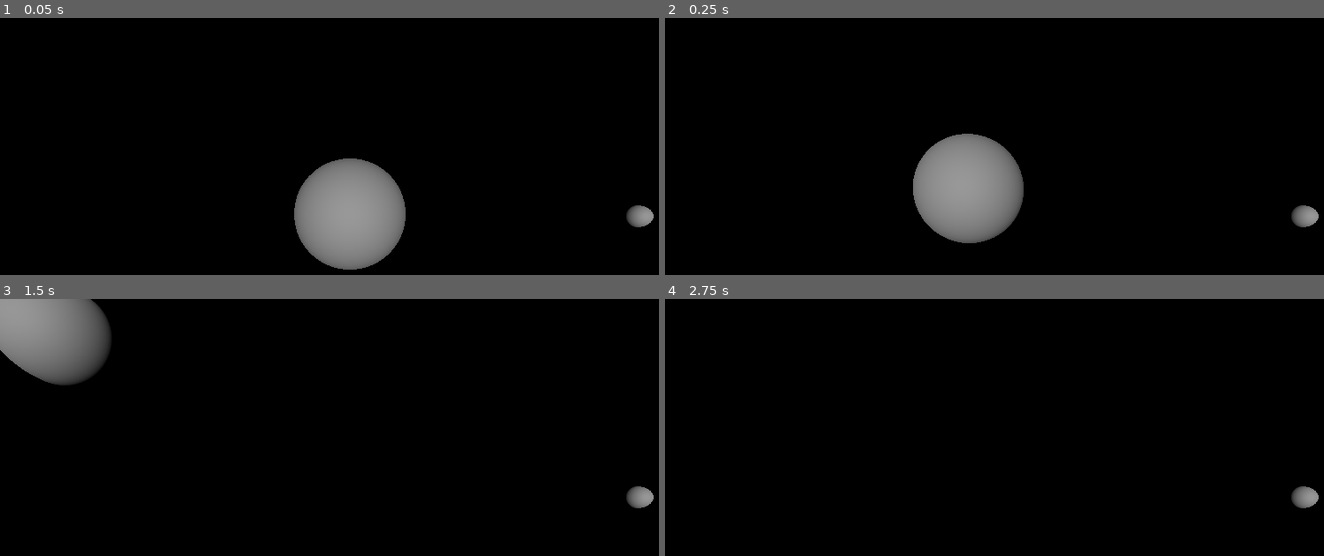
Above: before the commit, frames 1-4 (two rows, left to right).
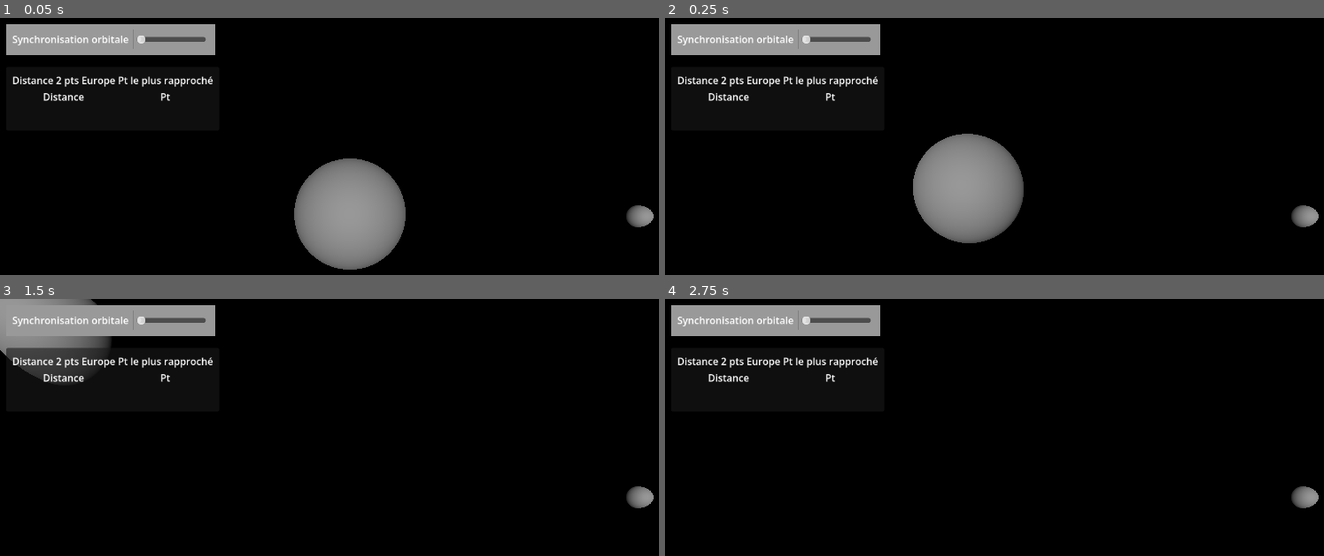
Above: after the commit, the same moments.

Repository: marekgagne/syncro_orbit
Game: Godot game, scene res://node_3d.tscn
The game is run twice, just before and just after one commit, with the same random seed, the same clock (stepped at 60 frames per second) and the same inputs.
Inputs:
- Up to frame 1 (0.05 s): no input
- Up to frame 2 (0.25 s): no input
- Up to frame 3 (1.5 s): no input
- Up to frame 4 (2.75 s): no input

The runs differ from the first frame. In frame 1, 4.5% of the frame differs, in the area x 0-33%, y 2-33%; in frame 2, 4.5%; in frame 3, 4.7%; in frame 4, 4.5%.
Error before the commit: Invalid type in utility function "lerp()". Cannot convert argument 2 from String to float. (res://Europe1.gd:94)
Error after the commit: Invalid type in utility function "lerp()". Cannot convert argument 2 from String to float. (res://Europe1.gd:96)

Commit message:
interface

Diff:
--- a/orbite-lune/Europe1.gd
+++ b/orbite-lune/Europe1.gd
@@ -1,5 +1,7 @@
 extends RigidBody3D
+class_name Europe
 
+var multiplicateur_temps : float = 1
 
 @export_group("Données d'orbite réelles")
 @export var masse_europe: float
@@ -101,7 +103,7 @@
 
 
 	var nb_periode = temps_dernier_ecran  * periode / periode_relative
-	var h = nb_periode / etapes_calcul_par_ecran
+	var h = (nb_periode * multiplicateur_temps) / etapes_calcul_par_ecran
 	for i in range(etapes_calcul_par_ecran):
 		var a_i = calculer_acceleration(r_i, temps_dernier_ecran)
 		var r_i_plus_1 = r_i + h * v_i
--- /dev/null
+++ b/orbite-lune/glissière.gd
@@ -0,0 +1,12 @@
+extends HSlider
+
+
+# Called when the node enters the scene tree for the first time.
+func _ready() -> void:
+	pass # Replace with function body.
+
+
+# Called every frame. 'delta' is the elapsed time since the previous frame.
+@warning_ignore("unused_parameter")
+func _process(delta: float) -> void:
+	pass
--- /dev/null
+++ b/orbite-lune/interface.gd
@@ -0,0 +1,51 @@
+extends Control
+class_name Interface
+
+@export_group("Europe")
+@export var Europe1 : Europe
+@export var Europe2 : Europe
+@export var Jupiter : Europe
+
+@export_group("Textes")
+@export var Distance : Label
+@export var Pt : Label
+@export var multiplicateur : Label
+
+# Called when the node enters the scene tree for the first time.
+func _ready() -> void:
+	pass # Replace with function body.
+
+
+# Called every frame. 'delta' is the elapsed time since the previous frame.
+@warning_ignore("unused_parameter")
+func _process(delta: float) -> void:
+
+	var distance_lunes = (Europe1.r_i - Europe2.r_i).length()
+
+	if Europe1.length() < Europe2.length() :
+		Pt.text = "Europe 1"
+	else :
+		Pt.text = "Europe 2"
+
+	Distance.text = format_scientifique(distance_lunes)
+
+
+func format_scientifique(valeur : float) -> String:
+	"""Converti en format scientifique les nombres décimaux avec 3 décimales
+
+	Parametre:
+	valeur -- la valeur à afficher de façon scientifique
+
+	Retour:
+	une chaîne de caractères représentant ce nombre
+	"""
+	var nombre_decimales = int(log(valeur) / log(10))
+	var nombre_presente = valeur / 10**nombre_decimales
+	return "%.3f" % nombre_presente + "e" + "%s" % nombre_decimales
+
+
+func _on_glissiere_value_changed(value: float) -> void:
+	Europe1.multiplicateur_temps = value
+	Europe2.multiplicateur_temps = value
+
+	multiplicateur.text = "x%.2f" % value
--- /dev/null
+++ b/orbite-lune/interface.tscn
@@ -0,0 +1,91 @@
+[gd_scene format=3 uid="uid://ba4b8moto55vt"]
+
+[ext_resource type="Script" uid="uid://b77jlg2ivf6jg" path="res://interface.gd" id="1_kyn48"]
+[ext_resource type="Script" uid="uid://fe42qh1s8e3" path="res://glissière.gd" id="2_oi7g3"]
+
+[sub_resource type="StyleBoxFlat" id="StyleBoxFlat_yxhdb"]
+
+[node name="Interface" type="Control" unique_id=182255340 node_paths=PackedStringArray("Distance", "Pt")]
+layout_mode = 3
+anchors_preset = 15
+anchor_right = 1.0
+anchor_bottom = 1.0
+grow_horizontal = 2
+grow_vertical = 2
+script = ExtResource("1_kyn48")
+Distance = NodePath("Infos/MarginContainer/GridContainer/Distance")
+Pt = NodePath("Infos/MarginContainer/GridContainer/Pt")
+
+[node name="Controles" type="PanelContainer" parent="." unique_id=372298091]
+layout_mode = 0
+offset_left = 10.0
+offset_top = 10.0
+offset_right = 350.0
+offset_bottom = 60.0
+theme_override_styles/panel = SubResource("StyleBoxFlat_yxhdb")
+
+[node name="MarginContainer" type="MarginContainer" parent="Controles" unique_id=926606205]
+layout_mode = 2
+theme_override_constants/margin_left = 10
+theme_override_constants/margin_top = 10
+theme_override_constants/margin_right = 10
+theme_override_constants/margin_bottom = 10
+
+[node name="HBoxContainer" type="HBoxContainer" parent="Controles/MarginContainer" unique_id=36477668]
+layout_mode = 2
+
+[node name="Label" type="Label" parent="Controles/MarginContainer/HBoxContainer" unique_id=1940727977]
+layout_mode = 2
+text = "Synchronisation orbitale"
+
+[node name="VSeparator" type="VSeparator" parent="Controles/MarginContainer/HBoxContainer" unique_id=1923293751]
+layout_mode = 2
+
+[node name="Glissiere" type="HSlider" parent="Controles/MarginContainer/HBoxContainer" unique_id=1322840062]
+layout_mode = 2
+size_flags_horizontal = 3
+size_flags_vertical = 4
+script = ExtResource("2_oi7g3")
+
+[node name="multiplicateur" type="Label" parent="Controles/MarginContainer/HBoxContainer" unique_id=660149208]
+layout_mode = 2
+
+[node name="Infos" type="PanelContainer" parent="." unique_id=1749417179]
+layout_mode = 0
+offset_left = 10.0
+offset_top = 80.0
+offset_right = 50.0
+offset_bottom = 184.0
+
+[node name="MarginContainer" type="MarginContainer" parent="Infos" unique_id=1397481004]
+layout_mode = 2
+theme_override_constants/margin_left = 10
+theme_override_constants/margin_top = 10
+theme_override_constants/margin_right = 10
+theme_override_constants/margin_bottom = 10
+
+[node name="GridContainer" type="GridContainer" parent="Infos/MarginContainer" unique_id=516943383]
+layout_mode = 2
+columns = 2
+
+[node name="Titre1(Distance)" type="Label" parent="Infos/MarginContainer/GridContainer" unique_id=21915069]
+layout_mode = 2
+text = "Distance 2 pts Europe"
+horizontal_alignment = 1
+
+[node name="Titre2(Pt + proche)" type="Label" parent="Infos/MarginContainer/GridContainer" unique_id=780180047]
+layout_mode = 2
+text = "Pt le plus rapproché"
+horizontal_alignment = 1
+
+[node name="Distance" type="Label" parent="Infos/MarginContainer/GridContainer" unique_id=2023062428]
+layout_mode = 2
+text = "Distance"
+horizontal_alignment = 1
+
+[node name="Pt" type="Label" parent="Infos/MarginContainer/GridContainer" unique_id=1519077365]
+layout_mode = 2
+text = "Pt"
+horizontal_alignment = 1
+
+[connection signal="value_changed" from="Controles/MarginContainer/HBoxContainer/Glissiere" to="." method="_on_glissiere_value_changed"]
--- a/orbite-lune/node_3d.tscn
+++ b/orbite-lune/node_3d.tscn
@@ -2,6 +2,7 @@
 
 [ext_resource type="Script" uid="uid://dbf8m6swsngsk" path="res://Europe1.gd" id="1_a202f"]
 [ext_resource type="Script" uid="uid://butaxuo06yxpo" path="res://Europe2.gd" id="2_noarx"]
+[ext_resource type="PackedScene" uid="uid://ba4b8moto55vt" path="res://interface.tscn" id="3_a0tk4"]
 
 [sub_resource type="Environment" id="Environment_4xowi"]
 background_mode = 1
@@ -75,3 +76,7 @@
 
 [node name="CollisionShape3D" type="CollisionShape3D" parent="Europe_r2" unique_id=582717262]
 shape = SubResource("SphereShape3D_a0tk4")
+
+[node name="CanvasLayer" type="CanvasLayer" parent="." unique_id=1813995890]
+
+[node name="Interface" parent="CanvasLayer" unique_id=182255340 instance=ExtResource("3_a0tk4")]
Not shown, added: orbite-lune/glissière.gd.uid
Not shown, added: orbite-lune/interface.gd.uid
